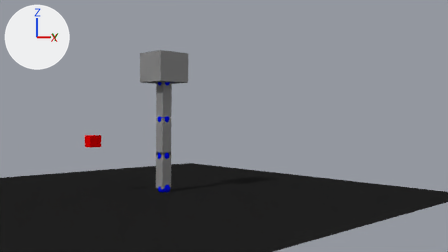
The Blender file blender/manipulator.blend as it was, and as the next commit left it.
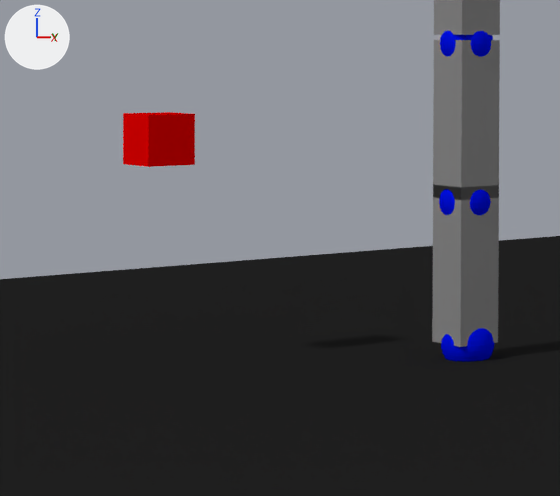
Old and new are each drawn from the file's camera 'Camera' and again close up on the part from 13% to 41% of the width and 43% to 89% of the height. Arrows for +X, +Y and +Z are at upper left; the lights stay in place.

Before the edit, the objects in view are built like this:
```python
me_cube_007 = bpy.data.meshes.new('Cube.007')
me_cube_007.from_pydata(...)  # a box spanning x -0.157..0.157, y -0.157..0.157, z -0.157..0.157
me_cube_007.materials.append(mat_material_001)  # red #e70000
me_sphere_003 = bpy.data.meshes.new('Sphere.003')
me_sphere_003.from_pydata(...)  # a UV sphere (32 segments, 16 rings, poles along z) spanning x -0.17..0.17, y -0.17..0.17, z -0.17..0.17
me_sphere_003.materials.append(mat_material)  # blue #0011e7
me_sphere_004 = bpy.data.meshes.new('Sphere.004')
me_sphere_004.from_pydata(...)  # a UV sphere (32 segments, 16 rings, poles along z) spanning x -0.17..0.17, y -0.17..0.17, z -0.17..0.17
me_sphere_004.materials.append(mat_material)  # blue #0011e7
ob_node_0 = bpy.data.objects.new('Node_0', me_sphere_003)
ob_node_0.location = (0.015, 0.008, 0.1)
ob_node_1 = bpy.data.objects.new('Node_1', me_sphere_004)
ob_node_1.location = (0.0, 0.0, 1.0)
ob_targetpoint = bpy.data.objects.new('TargetPoint', me_cube_007)
ob_targetpoint.location = (-1.0, -1.6, 1.4)
# also in view: 'Arm_2' at (0.0, 0.0, 2.56); 'Plane' at (0.0, 0.0, 0.0); 'Arm_0' at (0.0, 0.0, 0.6); 'Arm_1' at (0.0, 0.0, 1.52); 'Node_2' at (0.0, 0.0, 2.0)
```
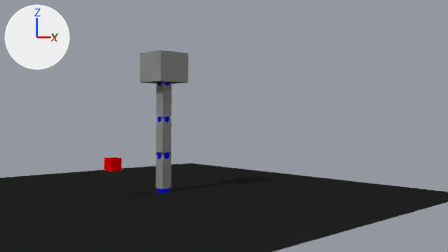
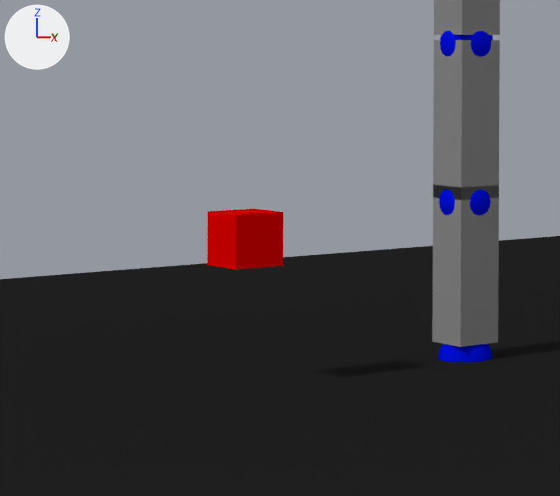
Where the newer file only moved an object's origin or applied its transform, the numbers keep the older frame.

Pixel boxes [x1, y1, x2, y2] of what changed, in the close-ups (560 x 496 px):
```json
{"object": "TargetPoint", "change": "moved", "before": [123, 112, 195, 167], "after": [207, 209, 283, 270]}
{"object": "Node_0", "change": "moved", "before": [441, 328, 494, 362], "after": [438, 344, 492, 362]}
```

Scene script edits in JSON lines:
```json
{"op": "set", "path": "ob_targetpoint.location", "old": "(-1.0, -1.6, 1.4)", "new": "(0.008, -1.6, 0.86)"}
{"op": "set", "path": "ob_node_0.location", "old": "(0.015, 0.008, 0.1)", "new": "(0.0, 0.0, 0.0)"}
```
